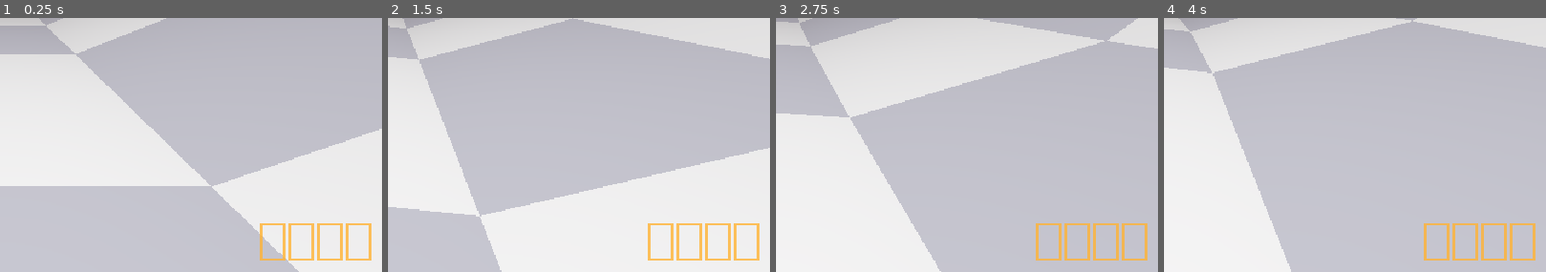
Above: before the commit, frames 1-4 (left to right).
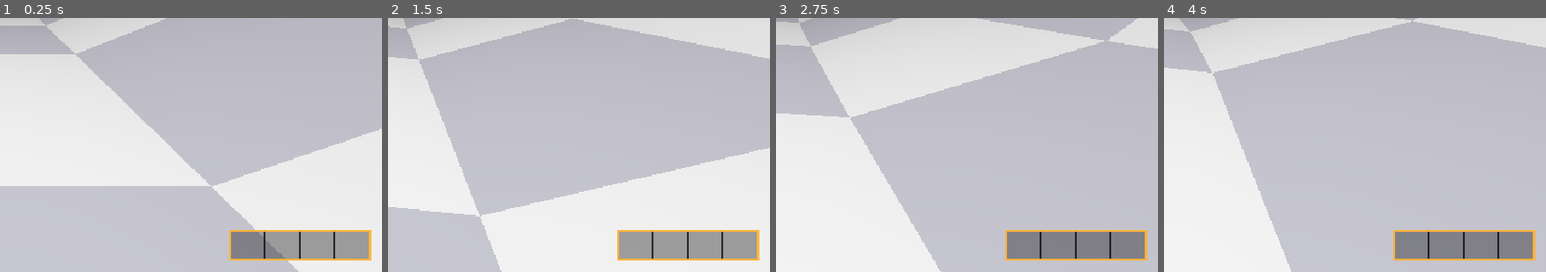
Above: after the commit, the same moments.

Repository: nhermosilla14/xpeedy
Game: Godot game, scene res://src/main.tscn
Two runs of this game, one before a commit and one after it. Both use one fixed random seed, a clock stepped at 60 frames per second and the inputs below.
Inputs (mouse positions are % of the whole screen's width and height, from its top left):
- Up to frame 1 (0.25 s): no input
- Up to frame 2 (1.5 s): move the mouse to (72, 45) at 0.52 s; hold Right (steer_right) 0.53-1.28 s; click (72, 45) at 0.67 s; move the mouse to (30, 55) at 1.27 s; hold Left (steer_left) from 1.28 s (still down)
- Up to frame 3 (2.75 s): move the mouse to (60, 28) at 2.02 s; release Left (steer_left) at 2.03 s; hold Right (steer_right) from 2.03 s (still down)
- Up to frame 4 (4 s): move the mouse to (45, 70) at 2.77 s; click (45, 70) at 2.92 s; move the mouse to (80, 65) at 3.52 s; release Right (steer_right) at 3.53 s; hold Left (steer_left) from 3.53 s (still down)
The pictures show only the part of the screen within x 50-100%, y 50-100%; the shares and areas given below are measured in that part.

The runs differ from the first frame. In frame 1, 4.6% of the frame differs, in the area x 60-98%, y 80-96%; in frame 2, 4.6%; in frame 3, 4.5%; in frame 4, 4.5%.

Commit message:
HUD: one common shield bar that drains from the right (ADR 0012); --shields debug option

Diff:
--- a/src/main.gd
+++ b/src/main.gd
@@ -34,6 +34,9 @@
 	var config := RunConfig.standard()
 	config.generate_obstacles = obstacles_enabled
 	config.collisions_enabled = not OS.get_cmdline_user_args().has("--ghost")
+	for arg in OS.get_cmdline_user_args():
+		if arg.begins_with("--shields="):
+			config.start_shields = arg.trim_prefix("--shields=").to_int()
 	_run = SurvivalRun.new(config, run_seed)
 	_track = _run.track
 	_clock = RunClock.new()
--- a/src/model/run_config.gd
+++ b/src/model/run_config.gd
@@ -10,6 +10,8 @@
 var generate_obstacles := true
 ## Tests can turn shield spot generation off.
 var generate_spots := true
+## Debugging: shields the run starts with (`--shields=N` on the command line).
+var start_shields := 0
 ## Debugging: with collisions off the ship passes through obstacles (`--ghost` on the command line).
 var collisions_enabled := true
 
--- a/src/model/shield_stack.gd
+++ b/src/model/shield_stack.gd
@@ -44,3 +44,11 @@
 ## Remaining time as a fraction of the decay period, for the HUD.
 func fraction() -> float:
 	return clampf(time_left / decay_seconds, 0.0, 1.0)
+
+
+## The common bar's charge in segments, 0 to `max_count`: the full units below the draining one plus
+## the draining unit's remaining time. It falls steadily at one segment per decay period.
+func level() -> float:
+	if count == 0:
+		return 0.0
+	return float(count - 1) + fraction()
--- a/src/model/survival_run.gd
+++ b/src/model/survival_run.gd
@@ -28,6 +28,8 @@
 	spots = SpotField.new(run_seed)
 	spots.spot_added.connect(trails.add_spot)
 	shields = ShieldStack.new(config.max_shields, config.shield_decay_seconds)
+	for i in config.start_shields:
+		shields.add()
 	trails.advance(track.window_start())
 	_generate()
 
--- a/src/view/hud.gd
+++ b/src/view/hud.gd
@@ -1,20 +1,19 @@
 class_name Hud
 extends Control
-## In-run HUD (ADR 0010): score at the bottom left, one slot per possible shield unit at the bottom
-## right. Filled slots show the remaining decay time as their fill level. Sized by screen height / 320,
+## In-run HUD (ADR 0012): score at the bottom left, and one common shield bar at the bottom right: a
+## frame split into one compartment per possible unit, with a single fill from the left that shrinks
+## from the right as the shields decay (one compartment per decay period). Sized by screen height / 320,
 ## as the original scaled its HUD (doc 17). Read-only: it never changes the model.
 
 const REFERENCE_HEIGHT := 320.0
-const SLOT_SIZE := Vector2(14.0, 22.0)
-const SLOT_GAP := 4.0
+const SEGMENT_SIZE := Vector2(22.0, 18.0)
 const MARGIN := 8.0
 const SHIELD_COLOUR := Color(1.0, 0.7, 0.2)
 
 ## What is currently shown (tests read these).
 var shown_score := -1
-var shown_shields := -1
+var shown_level := -1.0
 var shown_slots := 0
-var shown_fraction := 0.0
 
 var _score_label := Label.new()
 
@@ -28,15 +27,13 @@
 
 
 func update(run: SurvivalRun) -> void:
-	var fraction := run.shields.fraction()
+	var level := run.shields.level()
 	if run.score != shown_score:
 		shown_score = run.score
 		_score_label.text = str(shown_score)
-	if run.shields.count != shown_shields or run.shields.max_count != shown_slots \
-			or not is_equal_approx(fraction, shown_fraction):
-		shown_shields = run.shields.count
+	if run.shields.max_count != shown_slots or not is_equal_approx(level, shown_level):
 		shown_slots = run.shields.max_count
-		shown_fraction = fraction
+		shown_level = level
 		queue_redraw()
 
 
@@ -52,15 +49,17 @@
 
 
 func _draw() -> void:
+	if shown_slots <= 0:
+		return
 	var s := _scale()
-	var slot := SLOT_SIZE * s
-	var total_width := shown_slots * slot.x + maxi(shown_slots - 1, 0) * SLOT_GAP * s
-	var origin := Vector2(size.x - MARGIN * s - total_width, size.y - MARGIN * s - slot.y)
-	for i in shown_slots:
-		var rect := Rect2(origin + Vector2(i * (slot.x + SLOT_GAP * s), 0.0), slot)
-		if i < shown_shields:
-			var filled := rect
-			filled.size.y = slot.y * maxf(shown_fraction, 0.15)
-			filled.position.y = rect.end.y - filled.size.y
-			draw_rect(filled, SHIELD_COLOUR)
-		draw_rect(rect, Color(SHIELD_COLOUR, 0.8), false, maxf(1.0, 1.5 * s))
+	var bar := Vector2(SEGMENT_SIZE.x * shown_slots, SEGMENT_SIZE.y) * s
+	var frame := Rect2(Vector2(size.x - MARGIN * s - bar.x, size.y - MARGIN * s - bar.y), bar)
+	draw_rect(frame, Color(0.0, 0.0, 0.0, 0.35))
+	var fill := frame
+	fill.size.x = bar.x * clampf(shown_level / shown_slots, 0.0, 1.0)
+	draw_rect(fill, SHIELD_COLOUR)
+	var line := maxf(1.0, 1.5 * s)
+	for k in range(1, shown_slots):
+		var x := frame.position.x + bar.x * k / shown_slots
+		draw_line(Vector2(x, frame.position.y), Vector2(x, frame.end.y), Color(0.0, 0.0, 0.0, 0.7), line)
+	draw_rect(frame, Color(SHIELD_COLOUR, 0.9), false, line)
--- a/tests/e2e_shields_spots.gd
+++ b/tests/e2e_shields_spots.gd
@@ -1,6 +1,6 @@
 extends SceneTree
 ## End-to-end check for slice 0008 through the real scene: the first shield spot is painted on the
-## track, flying over it gives a shield, the HUD shows score and shields, the pick-up flash appears and
+## track, flying over it gives a shield, the HUD shows the score and the common shield bar, the pick-up flash appears and
 ## the spot's paint disappears; shields decay with game time.
 
 const SEED := 21
@@ -63,12 +63,14 @@
 				return false
 			if run.shields.count != 1:
 				_errors.append("expected one shield, have %d" % run.shields.count)
-			if hud.shown_shields != run.shields.count or hud.shown_slots != 4:
-				_errors.append("HUD shows %d of %d shields" % [hud.shown_shields, hud.shown_slots])
+			if hud.shown_slots != 4:
+				_errors.append("HUD bar has %d compartments, expected 4" % hud.shown_slots)
 			if hud.shown_score != run.score or run.score <= 0:
 				_errors.append("HUD score %d, model score %d" % [hud.shown_score, run.score])
-			if not is_equal_approx(hud.shown_fraction, run.shields.fraction()):
-				_errors.append("HUD decay level differs from the model")
+			if not is_equal_approx(hud.shown_level, run.shields.level()):
+				_errors.append("HUD bar level %f differs from the model's %f" % [hud.shown_level, run.shields.level()])
+			if hud.shown_level < 0.9 or hud.shown_level > 1.0:
+				_errors.append("one fresh shield should fill about one compartment, not %f" % hud.shown_level)
 			if run.shields.time_left >= run.shields.decay_seconds:
 				_errors.append("the decay timer is not running")
 			if not _flash_seen:
--- a/tests/unit/test_shields_spots.gd
+++ b/tests/unit/test_shields_spots.gd
@@ -93,6 +93,35 @@
 	check_near(stack.fraction(), 1.0, 0.0001)
 	stack.tick(10.0)
 	check_near(stack.fraction(), 0.5, 0.0001)
+
+
+func test_the_bar_level_drains_one_segment_per_period() -> void:
+	var stack := ShieldStack.new(4, 20.0)
+	check_near(stack.level(), 0.0, 0.0001, "empty")
+	for i in 4:
+		stack.add()
+	check_near(stack.level(), 4.0, 0.0001, "full bar")
+	stack.tick(10.0)
+	check_near(stack.level(), 3.5, 0.0001, "after 10 s the last segment is half drained")
+	stack.tick(10.0)
+	check_near(stack.level(), 3.0, 0.0001, "after 20 s the last segment is gone")
+	stack.tick(10.0)
+	check_near(stack.level(), 2.5, 0.0001, "and the next one drains")
+	stack.tick(30.0)
+	check_near(stack.level(), 1.0, 0.0001, "30 s later")
+	stack.tick(100.0)
+	check_near(stack.level(), 0.0, 0.0001, "never negative")
+
+
+func test_the_bar_level_falls_smoothly_across_an_expiry() -> void:
+	var stack := ShieldStack.new(4, 20.0)
+	for i in 3:
+		stack.add()
+	stack.tick(19.5)  # 0.5 s left on the third unit
+	var before := stack.level()
+	stack.tick(1.0)  # the unit expires during this second
+	check_near(before - stack.level(), 1.0 / 20.0, 0.0001, "0.05 segments per second, no jump")
+	check_eq(stack.count, 2)
 
 
 func test_the_timer_idles_while_there_are_no_shields() -> void:
@@ -249,6 +278,15 @@
 	check_near(run.shields.time_left, 20.0, 0.0001, "timer restarted")
 
 
+func test_a_run_can_start_with_shields() -> void:
+	var config := _config()
+	config.start_shields = 3
+	var run := SurvivalRun.new(config, 1)
+	check_eq(run.shields.count, 3)
+	check_near(run.shields.level(), 3.0, 0.0001)
+	check_eq(_run().shields.count, 0, "none by default")
+
+
 func test_the_run_decays_shields_with_game_time() -> void:
 	var run := _run()
 	run.shields.add()
Not shown, added: docs/adr/0012-hud-common-shield-bar.md
Not shown, added: docs/adr/superseded/0010-hud-flashes-explosions.md
Not shown, changed: docs/architecture.md
Not shown, changed: docs/intent/0003-survival-core.md
Not shown, changed: docs/slices/0008-shields-spots-hud.md
